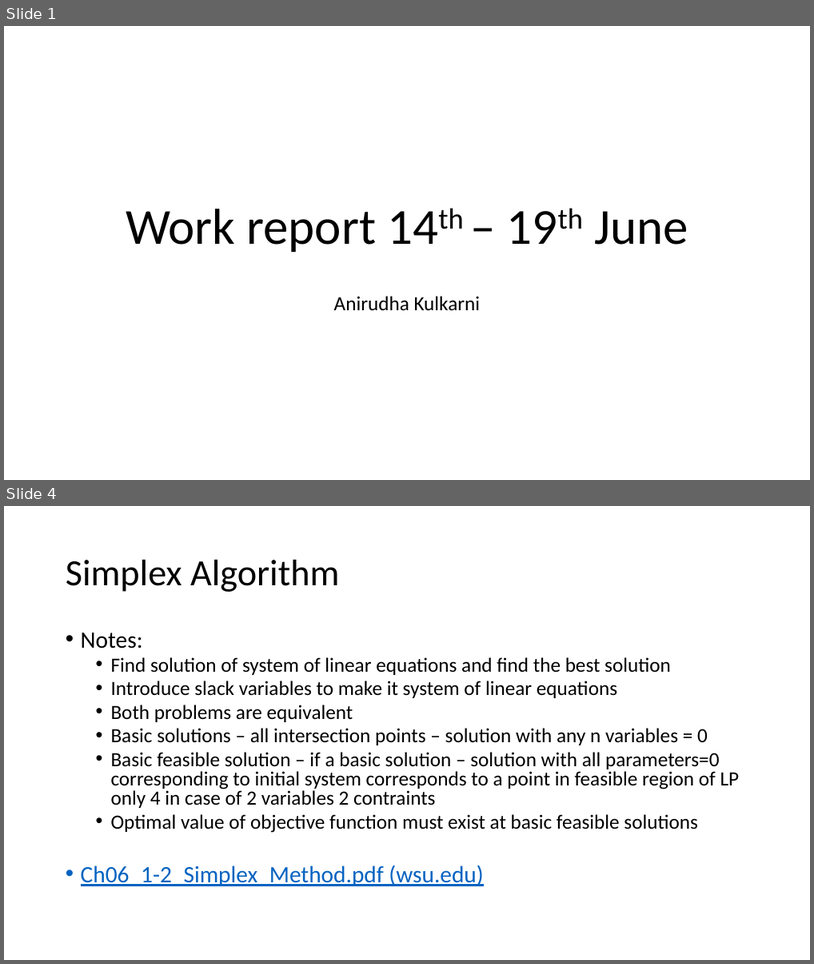
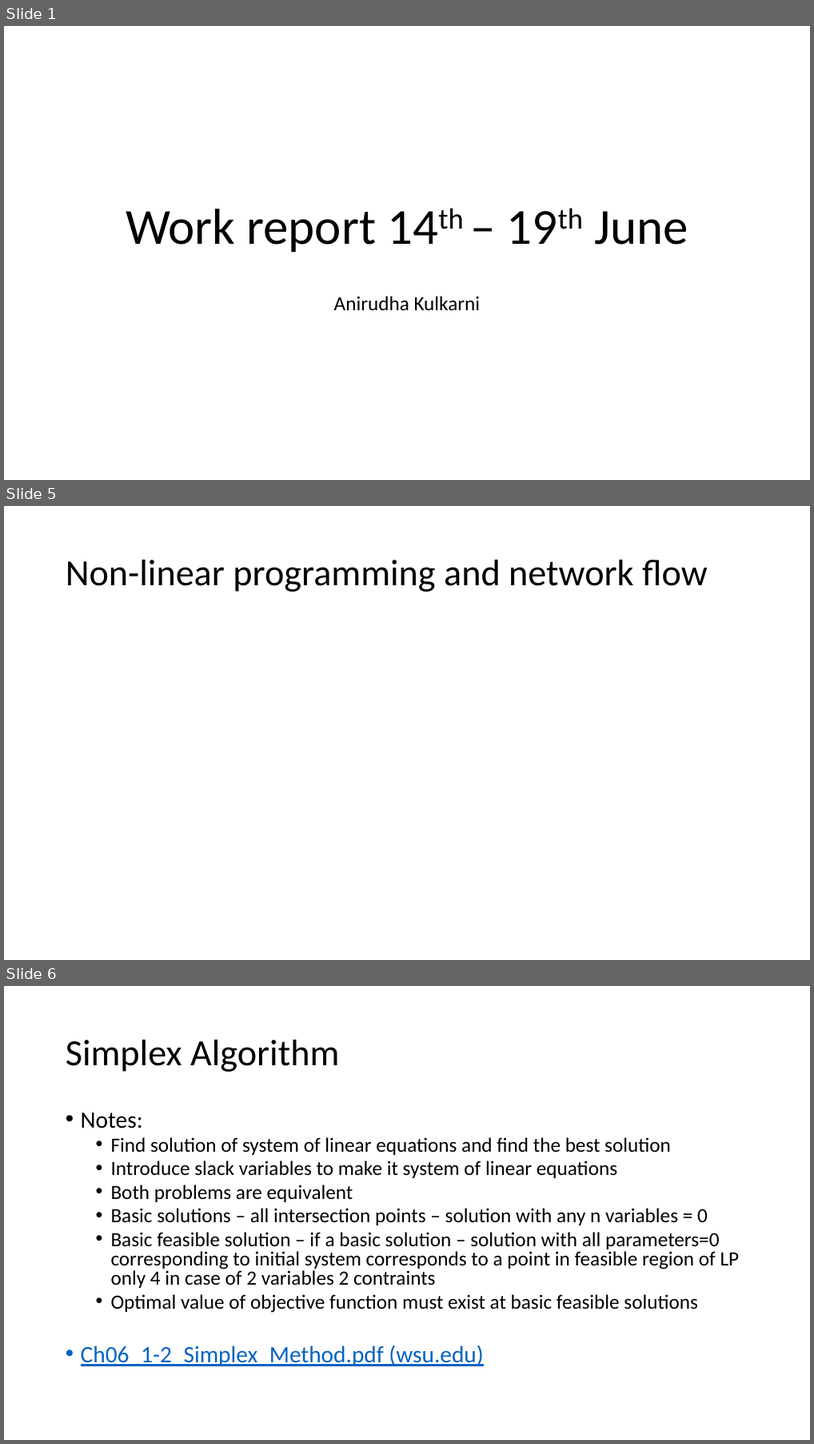
Before and after one commit to anirudhakulkarni/Parallel-MCMF-at-IISc-Research, a slide deck: week-3.pptx. Shown one above the other, each under a label of ours: slides 1 and 4 before the commit, slides 1, 5 and 6 after it; the slides between them are not shown. The pictures are 814x964 and 814x1444 pixels, drawn with LibreOffice and Linux fonts; fonts in the diff are those of the drawing. Boxes give left, top, right and bottom in pixels: in the first picture for what was removed or moved away, otherwise in the second. Text is boxed around its words. In the diff, an @@ line names an element or a change of style, - is before the commit and + after.

```diff
--- a/week-3.pptx
+++ b/week-3.pptx
@@ slide 5 added at bbox=[4, 506, 810, 960], background #FFFFFF @@
@@ title added at bbox=[66, 560, 708, 592], 44 pt, text #000000 @@
+Non-linear programming and network flow
@@ what was slide 4 is now slide 6 @@
```
Also in this commit, not shown: 6 slides changed, 1 other slide added, 5 slides removed, 24 other files.
